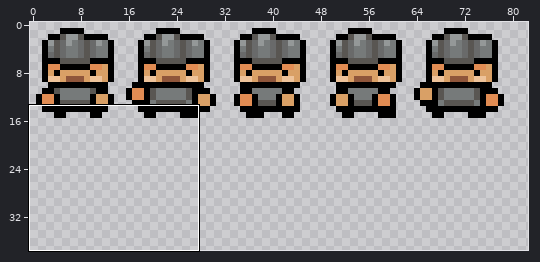
Sprite sheet, stored at Assets/Sprites/Player.png. Above, an overview of the earlier version with the close-up marked.
Close-up. Before the commit:
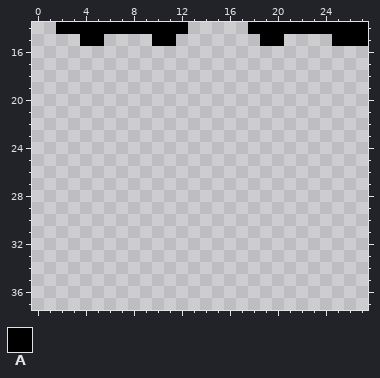
The file is 128x128 pixels. Shown: x 0..27, y 14..37. The wide view leaves out empty margins.
Palette (. is transparent): A #000000
Pixels before, first column x 2:
14 AAAAAAAAAAA.....AAAAAAAAAA
15 ..AA....AA.......AA....AAA
After the commit:
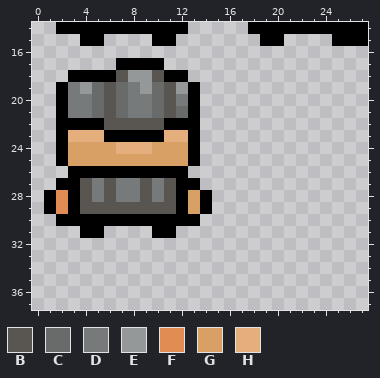
Colours new in this view: B #595652  C #696a6a  D #767a7a  E #949898  F #e18c53  G #d9a066  H #e4af7c
Edits made:
{"y":17,"x":7,"old":"....","new":"AAAA"}
{"y":18,"x":3,"old":"..........","new":"AAAABEEBAA"}
{"y":19,"x":2,"old":"............","new":"ADECBCDECBEA"}
{"y":20,"x":2,"old":"............","new":"ADDCBCDDCBDA"}
{"y":21,"x":2,"old":"............","new":"ADDCBCDDCBCA"}
{"y":22,"x":2,"old":"............","new":"AAAABBBBBAAA"}
{"y":23,"x":2,"old":"............","new":"AHHHAAAAAHHA"}
{"y":24,"x":2,"old":"............","new":"AGGGGHHHGGGA"}
{"y":25,"x":2,"old":"............","new":"AGGGGGGGGGGA"}
{"y":26,"x":3,"old":"..........","new":"AAAAAAAAAA"}
{"y":27,"x":2,"old":"............","new":"AABDBDDBDBAA"}
{"y":28,"x":1,"old":"..............","new":"AFABDBDDBDBAGA"}
{"y":29,"x":1,"old":"..............","new":"AFABBBBBBBBAGA"}
{"y":30,"x":2,"old":"............","new":"AAAAAAAAAAAA"}
{"y":31,"x":4,"old":"..","new":"AA"}
{"y":31,"x":10,"old":"..","new":"AA"}
{"label":"added","picture_box":[44,58,212,238]}
